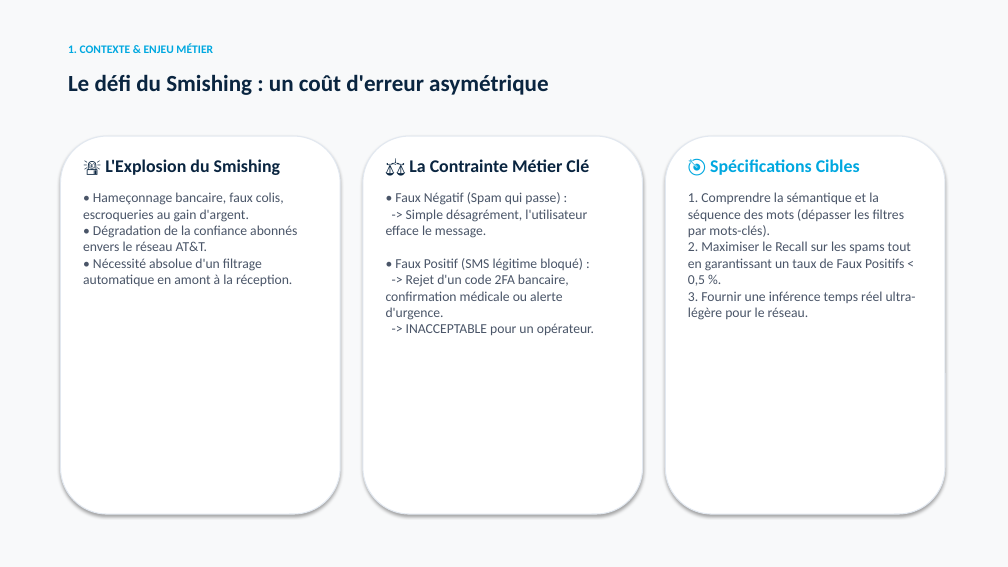
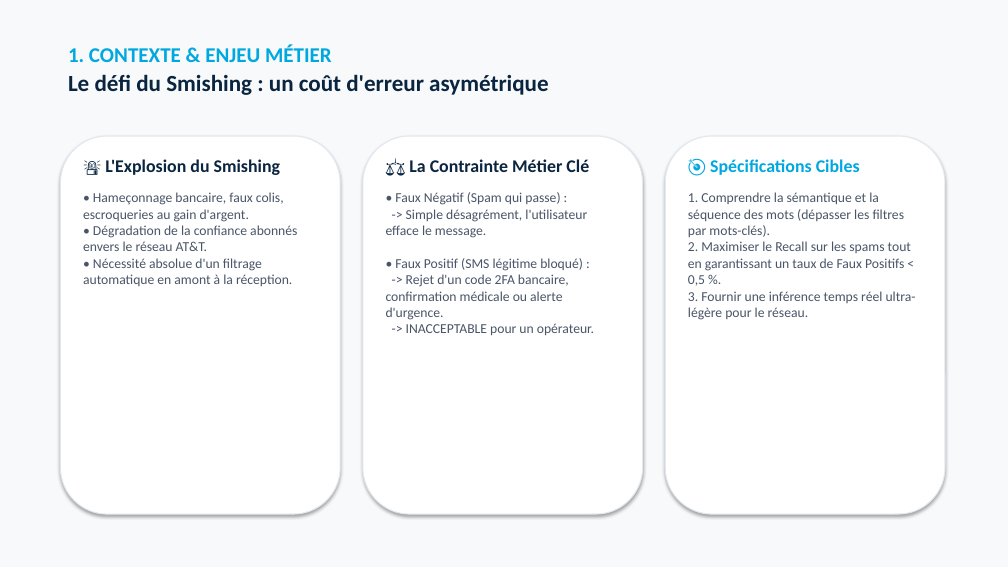
Before and after one commit to Elkristobal59/CERTIFICATION_CDSD, a slide deck: slide 2 of Bloc_4_ATT_Spam_Detector/ATT_spam_detector_presentation.pptx. Drawn at 1008x567 pixels with LibreOffice and Linux fonts; fonts in the diff are those of the drawing. Boxes give left, top, right and bottom in pixels: in the first picture for what was removed or moved away, otherwise in the second. Text is boxed around its words. In the diff, an @@ line names an element or a change of style, - is before the commit and + after.

```diff
--- a/Bloc_4_ATT_Spam_Detector/ATT_spam_detector_presentation.pptx
+++ b/Bloc_4_ATT_Spam_Detector/ATT_spam_detector_presentation.pptx
@@ text "1. CONTEXTE & ENJEU MÉTIER" at <box>68,45,332,62</box>: size 11 to 20 pt @@
```
Also in this commit, not shown: 6 other slides changed, 1 other file.
